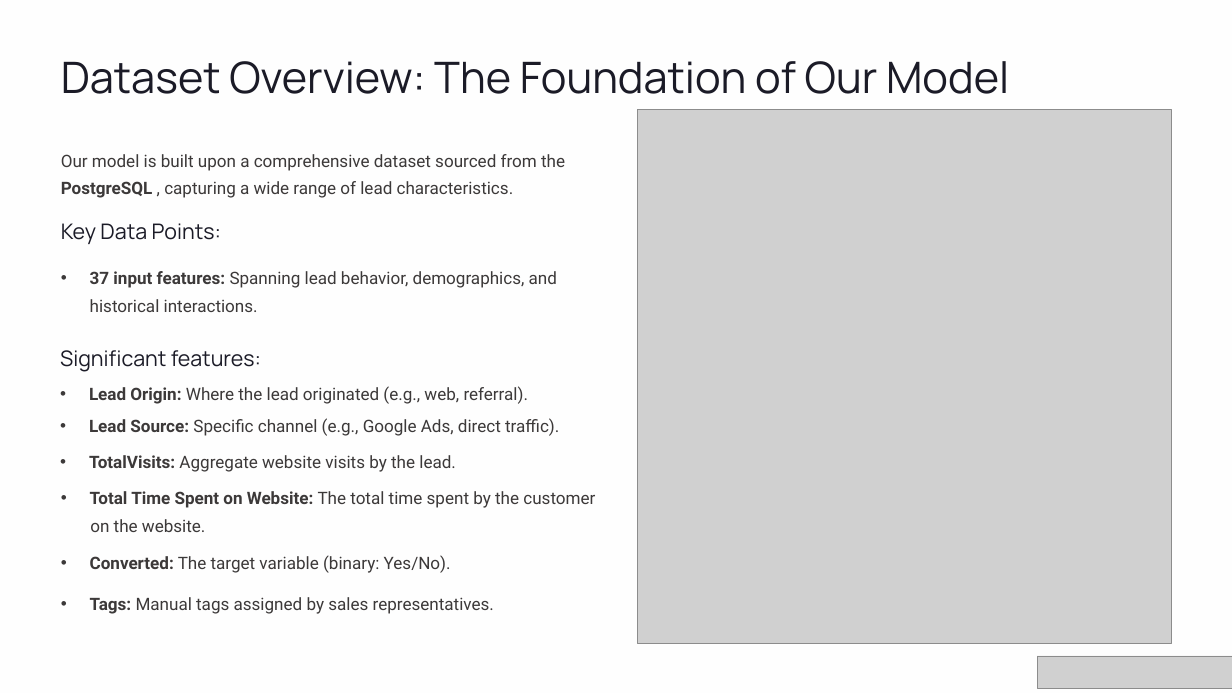
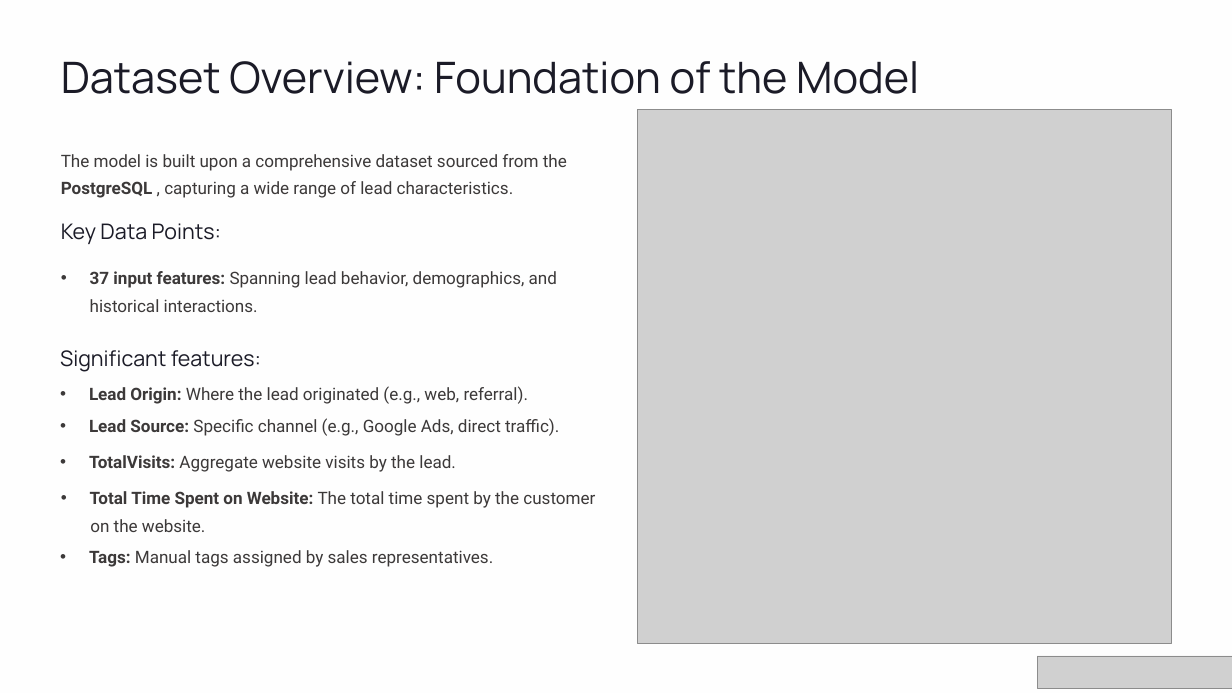
Before and after one commit to Rithwik-Minfy/Lead-Conversion-Classfication-Capstone, a slide deck: slide 5 of Capstone Presentation.pptx (slide 4 before the commit). Drawn at 1232x693 pixels with LibreOffice and Linux fonts; fonts in the diff are those of the drawing; grey boxes stand for pictures; background and template pictures are left out. Boxes give left, top, right and bottom in pixels: in the first picture for what was removed or moved away, otherwise in the second. Text is boxed around its words. In the diff, an @@ line names an element or a change of style, - is before the commit and + after.

```diff
--- a/Capstone Presentation.pptx
+++ b/Capstone Presentation.pptx
@@ text at <box>61,61,919,94</box>: text changed @@
-Dataset Overview: The Foundation of Our Model
+Dataset Overview: Foundation of the Model
@@ text at <box>61,154,567,198</box>: text changed @@
-Our model is built upon a comprehensive dataset sourced from the PostgreSQL , capturing a wide range of lead characteristics.
+The model is built upon a comprehensive dataset sourced from the PostgreSQL , capturing a wide range of lead characteristics.
@@ text "Tags: Manual tags assigned by ...": place and size @@
-text "Tags: Manual tags assigned by ..." at <box>90,597,494,614</box>
+text "Tags: Manual tags assigned by ..." at <box>89,550,493,567</box>
@@ text removed at <box>90,555,451,573</box> @@
-• Converted: The target variable (binary: Yes/No).
```
Also in this commit, not shown: 5 other slides changed, 2 slides added, 1 slide removed, 5 other files.
